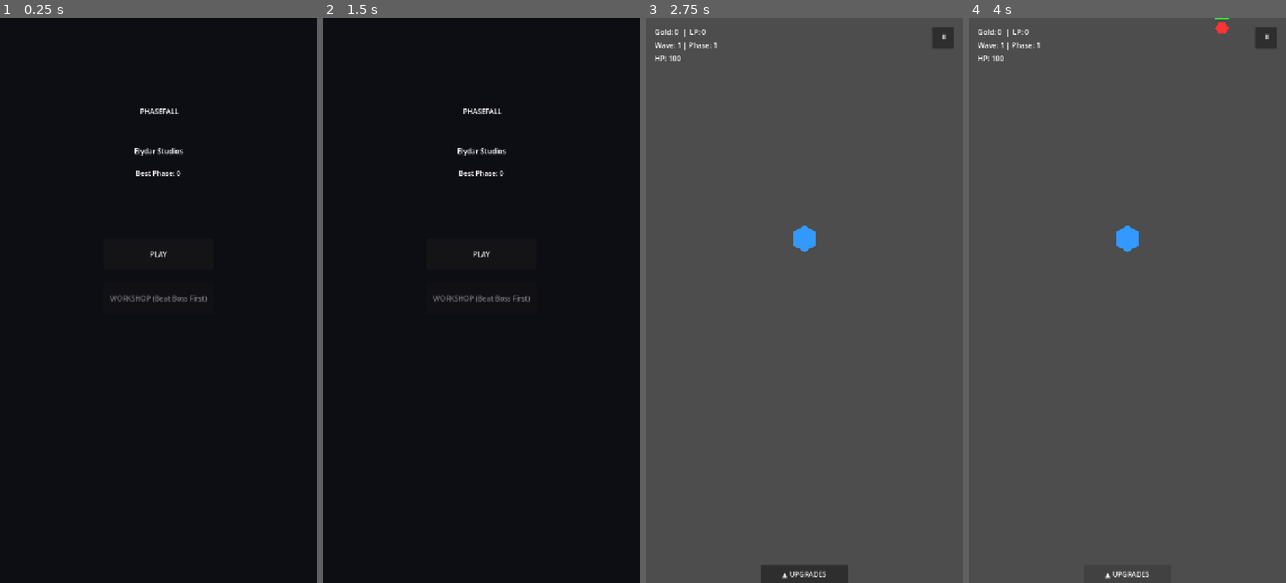
Above: before the commit, frames 1-4 (left to right).
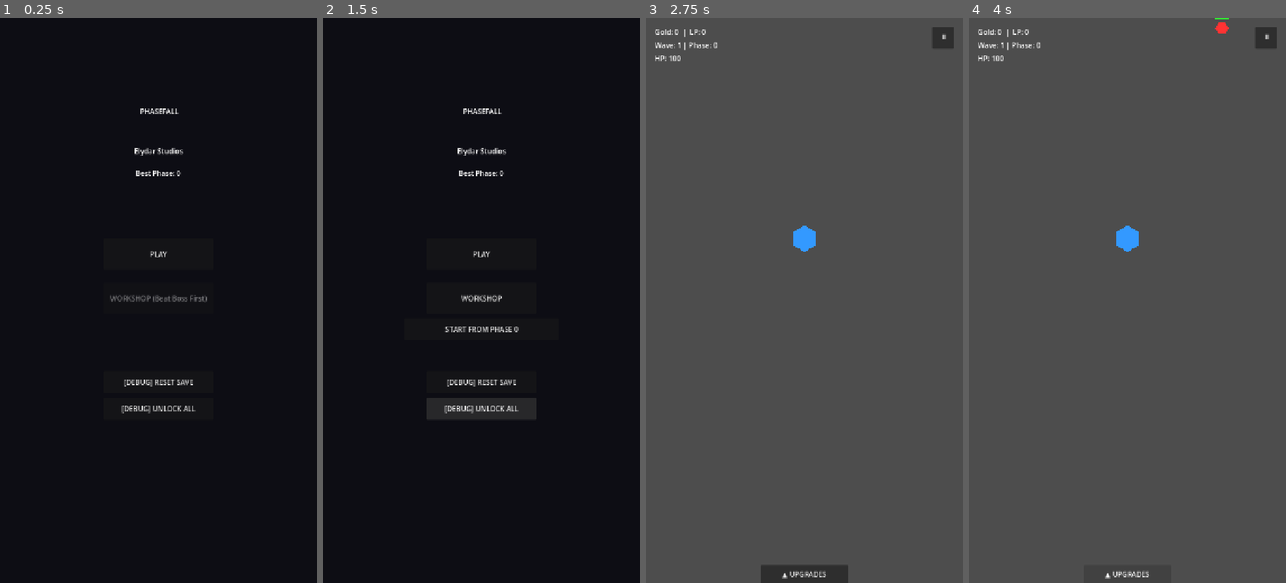
Above: after the commit, the same moments.

Repository: elydarstudio/Base_Defence
Game: Godot game, scene res://Scenes/StartMenu.tscn
Same seed, same stepped clock (60 frames per second), same inputs: the game is played once before the commit and once after it.
Inputs (mouse positions are in pixels of both pictures, inside the frame that each line leads up to):
- Up to frame 1 (0.25 s): no input
- Up to frame 2 (1.5 s): click (481, 379) at 0.5 s, where only the run after the commit has a clickable "[DEBUG] RESET SAVE"; click (481, 407) at 1.25 s, where only the run after the commit has a clickable "[DEBUG] UNLOCK ALL"
- Up to frame 3 (2.75 s): click "PLAY" at 2 s
- Up to frame 4 (4 s): click "▲ UPGRADES" at 2.75 s; click "▼ UPGRADES" at 3.5 s

The runs differ from the first frame. In frame 1, 0.3% of the frame differs, in the area x 38-62%, y 64-70%; in frame 2, 1.8%, in the area x 32-68%, y 49-71%; in frame 3, less than 0.1%; in frame 4, less than 0.1%.

Commit message:
debug reset and unlock all buttons on start menu for testing

Diff:
--- a/base-defence/Scenes/StartMenu.tscn
+++ b/base-defence/Scenes/StartMenu.tscn
@@ -68,6 +68,24 @@
 offset_bottom = 730.0
 text = "START FROM PHASE 1"
 
+[node name="DebugResetButton" type="Button" parent="." unique_id=1571964507]
+layout_mode = 0
+offset_left = 235.0
+offset_top = 800.0
+offset_right = 485.0
+offset_bottom = 850.0
+text = "[DEBUG] RESET SAVE"
+
+[node name="DebugUnlockButton" type="Button" parent="." unique_id=429485973]
+layout_mode = 0
+offset_left = 235.0
+offset_top = 860.0
+offset_right = 485.0
+offset_bottom = 910.0
+text = "[DEBUG] UNLOCK ALL"
+
 [connection signal="pressed" from="PlayButton" to="." method="_on_play_button_pressed"]
 [connection signal="pressed" from="WorkshopButton" to="." method="_on_work_shop_button_pressed"]
 [connection signal="pressed" from="PhaseSelectButton" to="." method="_on_phase_select_button_pressed"]
+[connection signal="pressed" from="DebugResetButton" to="." method="_on_debug_reset_button_pressed"]
+[connection signal="pressed" from="DebugUnlockButton" to="." method="_on_debug_unlock_button_pressed"]
--- a/base-defence/Scripts/start_menu.gd
+++ b/base-defence/Scripts/start_menu.gd
@@ -44,3 +44,14 @@
 
 func _on_work_shop_button_pressed() -> void:
 	pass # Replace with function body.
+
+
+func _on_debug_reset_button_pressed():
+	SaveManager.reset_save()
+	_update_ui()
+
+func _on_debug_unlock_button_pressed():
+	SaveManager.data["unlock_level"] = 3
+	SaveManager.data["legacy_points"] = 9999
+	SaveManager.save_game()
+	_update_ui()
